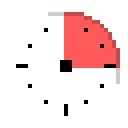
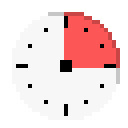
Revision of a layered w=128, h=128 image; what changed, layer by layer:
painted on "Layer 4" over 64, 16, 68, 28
added layer "Layer 5" above "Layer 1" over 12, 12, 120, 120
